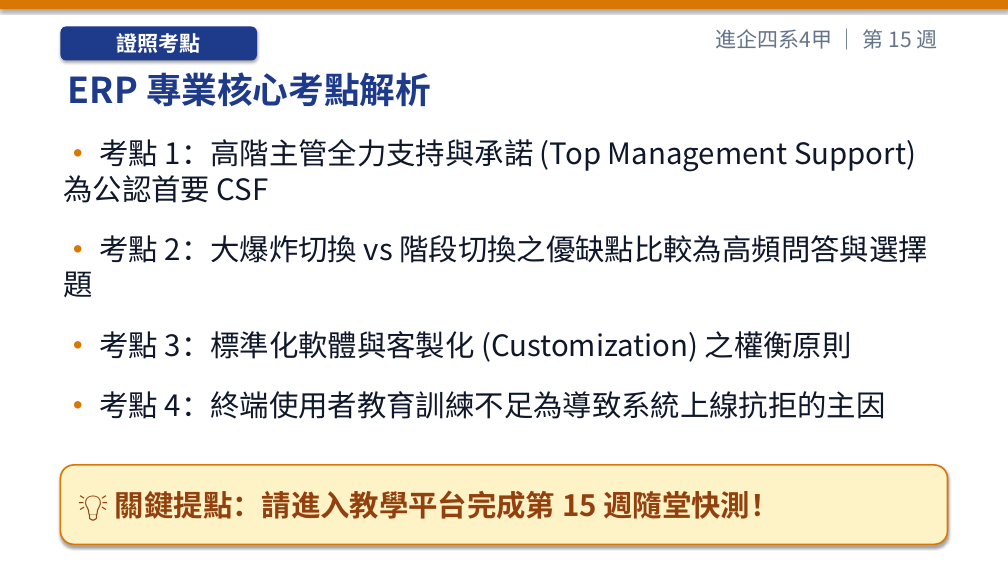
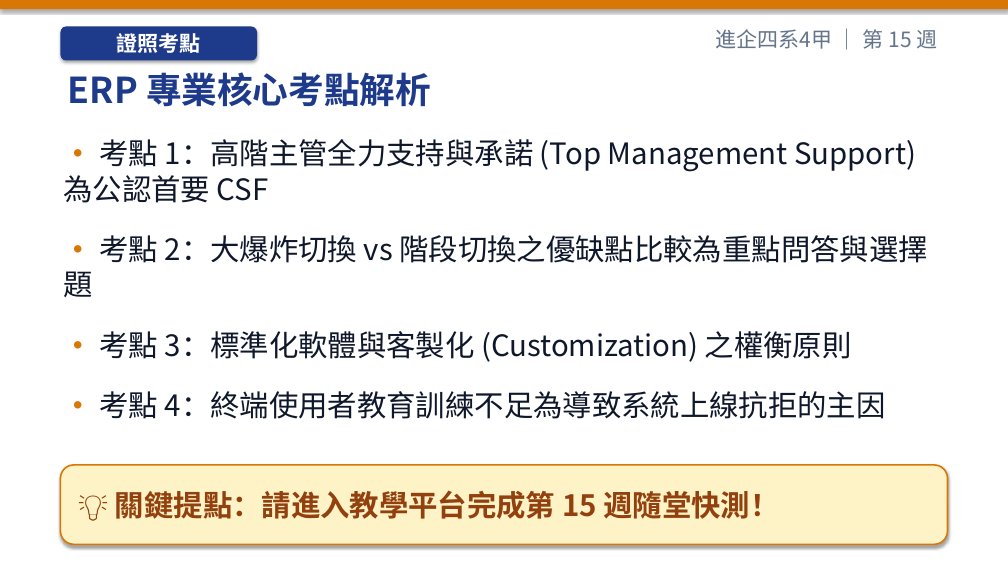
Before and after one commit to h12s12bs/vnu-enterprise-resource-planning, a slide deck: slide 7 of 01_每週教學簡報_PPT/ERP_第15週_ERP_系統導入方法論與系統評選.pptx. Drawn at 1008x567 pixels with LibreOffice and Linux fonts; fonts in the diff are those of the drawing. Boxes give left, top, right and bottom in pixels: in the first picture for what was removed or moved away, otherwise in the second. Text is boxed around its words. In the diff, an @@ line names an element or a change of style, - is before the commit and + after.

```diff
--- a/01_每週教學簡報_PPT/ERP_第15週_ERP_系統導入方法論與系統評選.pptx
+++ b/01_每週教學簡報_PPT/ERP_第15週_ERP_系統導入方法論與系統評選.pptx
@@ text at [63, 235, 928, 297]: text changed @@
-• 考點 2：大爆炸切換 vs 階段切換之優缺點比較為高頻問答與選擇題
+• 考點 2：大爆炸切換 vs 階段切換之優缺點比較為重點問答與選擇題
```
Also in this commit, not shown: 26 other files.
